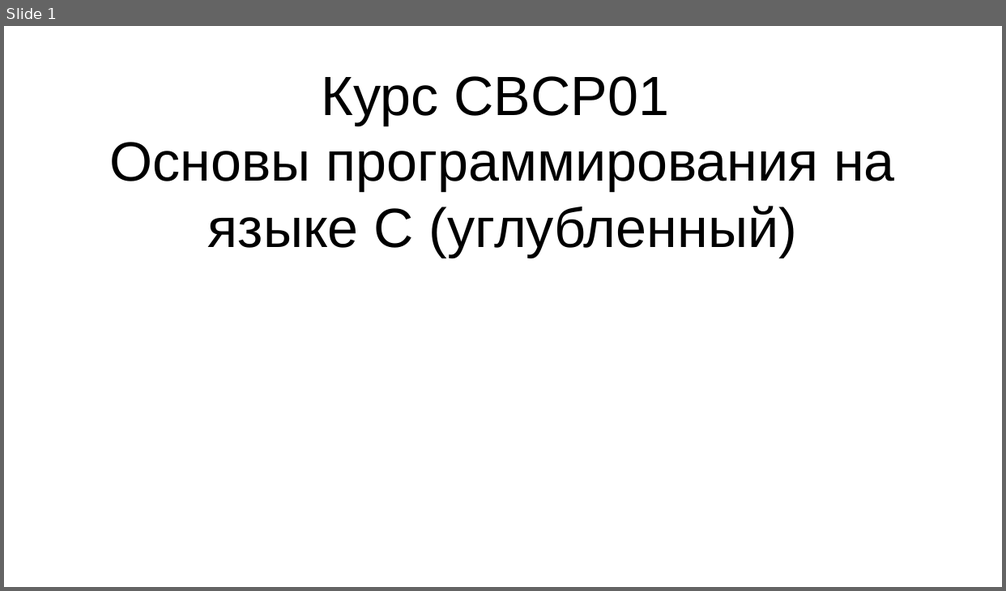
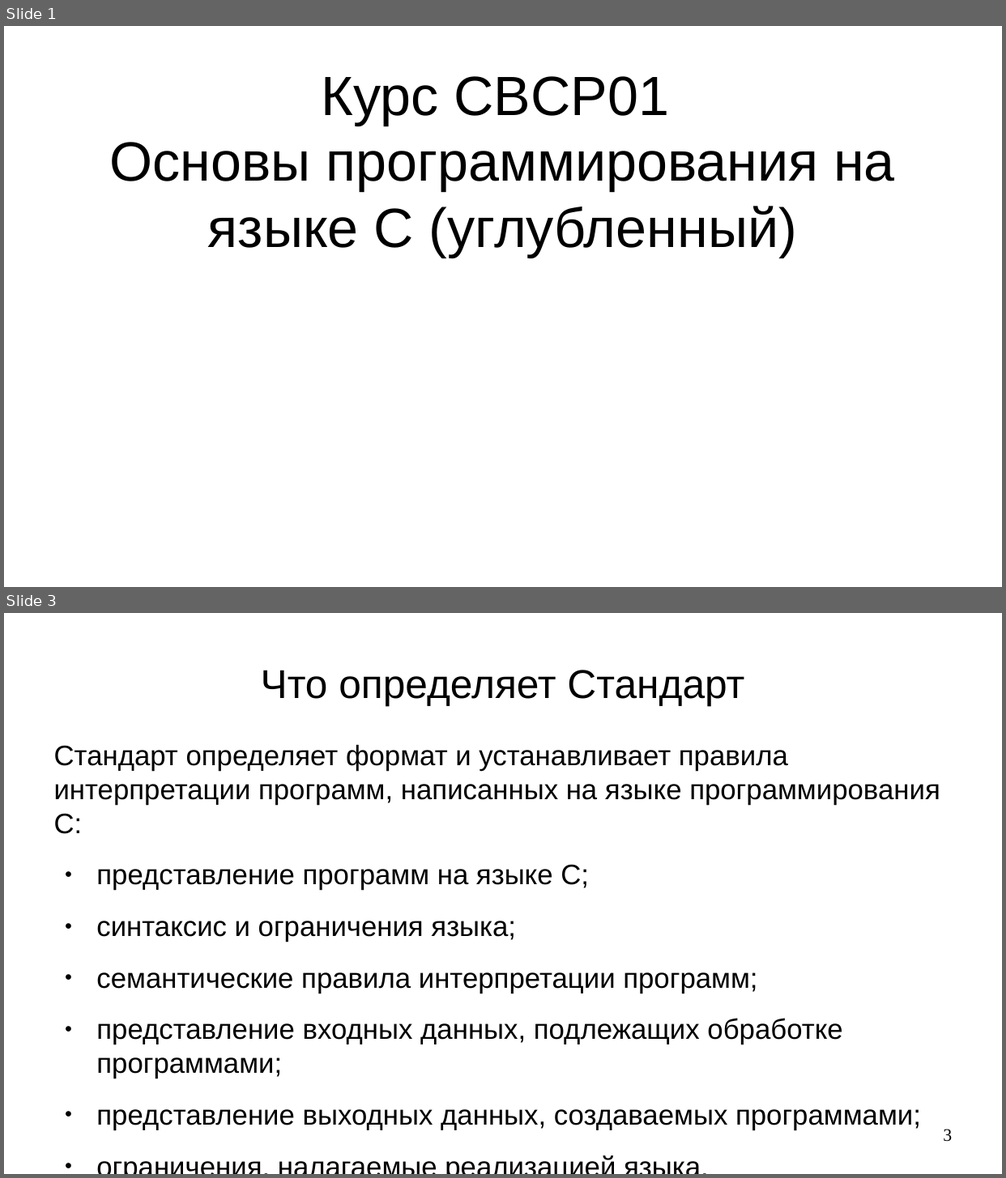
Before and after one commit to steelcraft/stud-lab, a slide deck: Лекции/CACP01.odp. Shown one above the other, each under a label of ours: slide 1 before the commit, slides 1 and 3 after it; the slides between them are not shown. The pictures are 1006x591 and 1006x1178 pixels, drawn with LibreOffice and Linux fonts; fonts in the diff are those of the drawing. Boxes give left, top, right and bottom in pixels: in the first picture for what was removed or moved away, otherwise in the second. Text is boxed around its words. In the diff, an @@ line names an element or a change of style, - is before the commit and + after.

```diff
--- a/Лекции/CACP01.odp
+++ b/Лекции/CACP01.odp
@@ slide 3 added at (4, 613, 1002, 1174), background #FFFFFF @@
@@ title added at (261, 670, 744, 705), 32 pt, text #000000 @@
+Что определяет Стандарт
@@ text added at (54, 744, 940, 1131), 22.4 pt, text #000000 @@
+Стандарт определяет формат и устанавливает правила интерпретации программ, написанных на языке программирования C:
+● представление программ на языке C;
+● синтаксис и ограничения языка;
+● семантические правила интерпретации программ;
+● представление входных данных, подлежащих обработке программами;
+● представление выходных данных, создаваемых программами;
+● ограничения, налагаемые реализацией языка.
@@ page number added at (943, 1129, 952, 1142), 14 pt, text #000000 @@
+3
```
Also in this commit, not shown: 4 other slides added.
